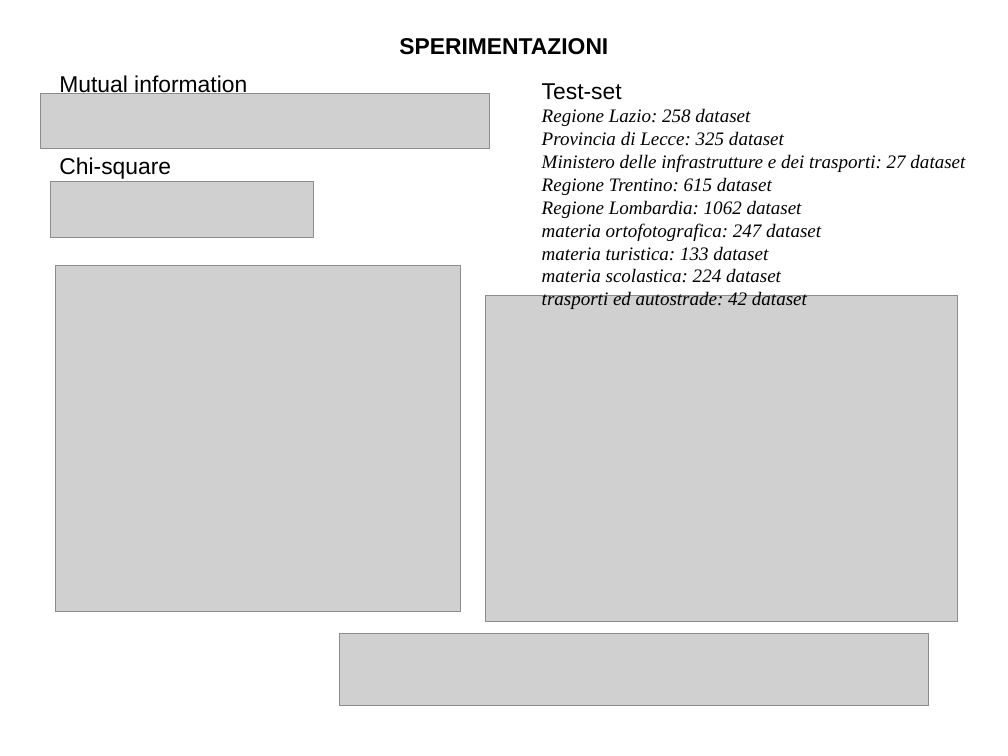
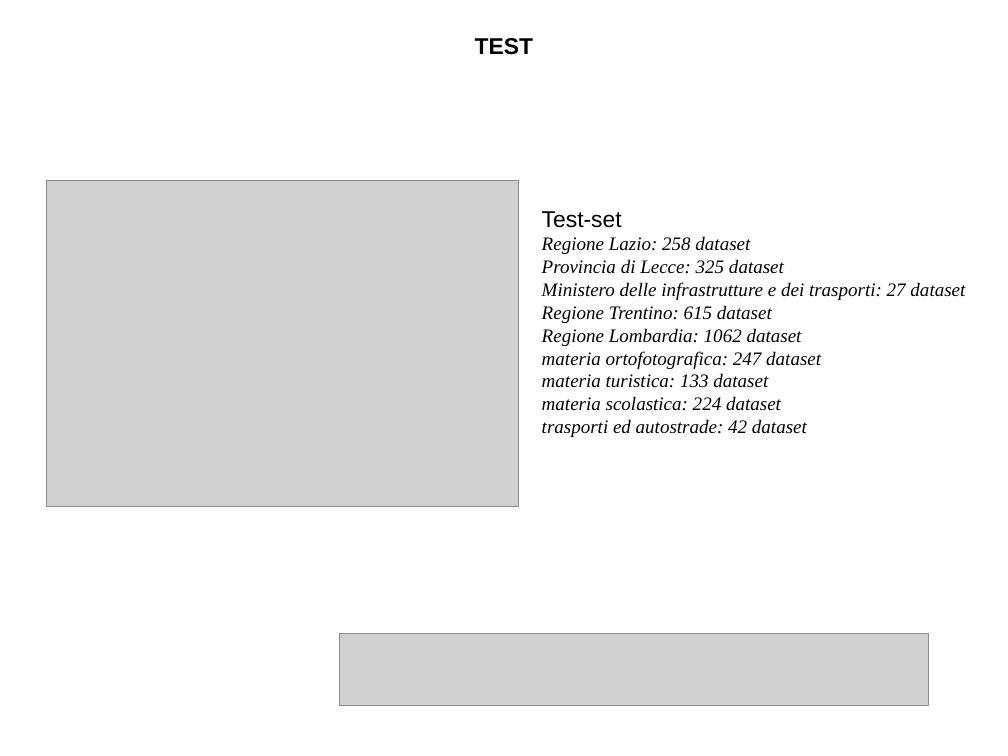
Before and after one commit to simonegasperoni/MSc_thesis_tex, a slide deck: slide 10 of th/slides/slides.odp (slide 9 before the commit). Drawn at 1008x756 pixels with LibreOffice and Linux fonts; fonts in the diff are those of the drawing; grey boxes stand for pictures. Boxes give left, top, right and bottom in pixels: in the first picture for what was removed or moved away, otherwise in the second. Text is boxed around its words. In the diff, an @@ line names an element or a change of style, - is before the commit and + after.

```diff
--- a/th/slides/slides.odp
+++ b/th/slides/slides.odp
@@ text at (x1=475, y1=38, x2=533, y2=55): text changed @@
-SPERIMENTAZIONI
+TEST
@@ text removed at (x1=59, y1=75, x2=247, y2=97) @@
-Mutual information
@@ picture removed at (x1=41, y1=93, x2=490, y2=148) @@
@@ text removed at (x1=59, y1=157, x2=171, y2=179) @@
-Chi-square
@@ picture resized from (x1=55, y1=265, x2=461, y2=612) to (x1=47, y1=180, x2=519, y2=507) @@
@@ picture removed at (x1=50, y1=181, x2=314, y2=238) @@
@@ text "Test-set" moved from (x1=542, y1=83, x2=965, y2=309) to (x1=542, y1=211, x2=965, y2=437) @@
@@ picture removed at (x1=486, y1=295, x2=958, y2=622) @@
```
Also in this commit, not shown: 3 other slides changed, 1 slide added, 7 other files.
